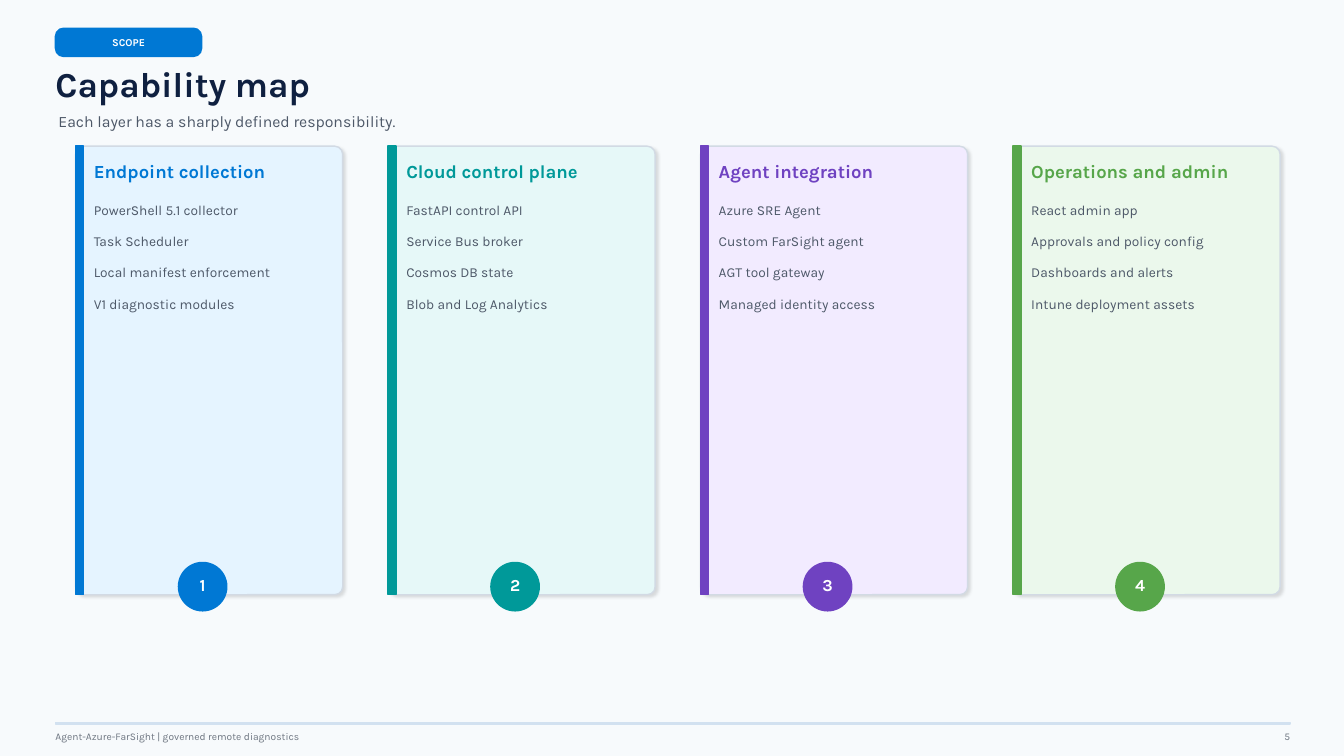
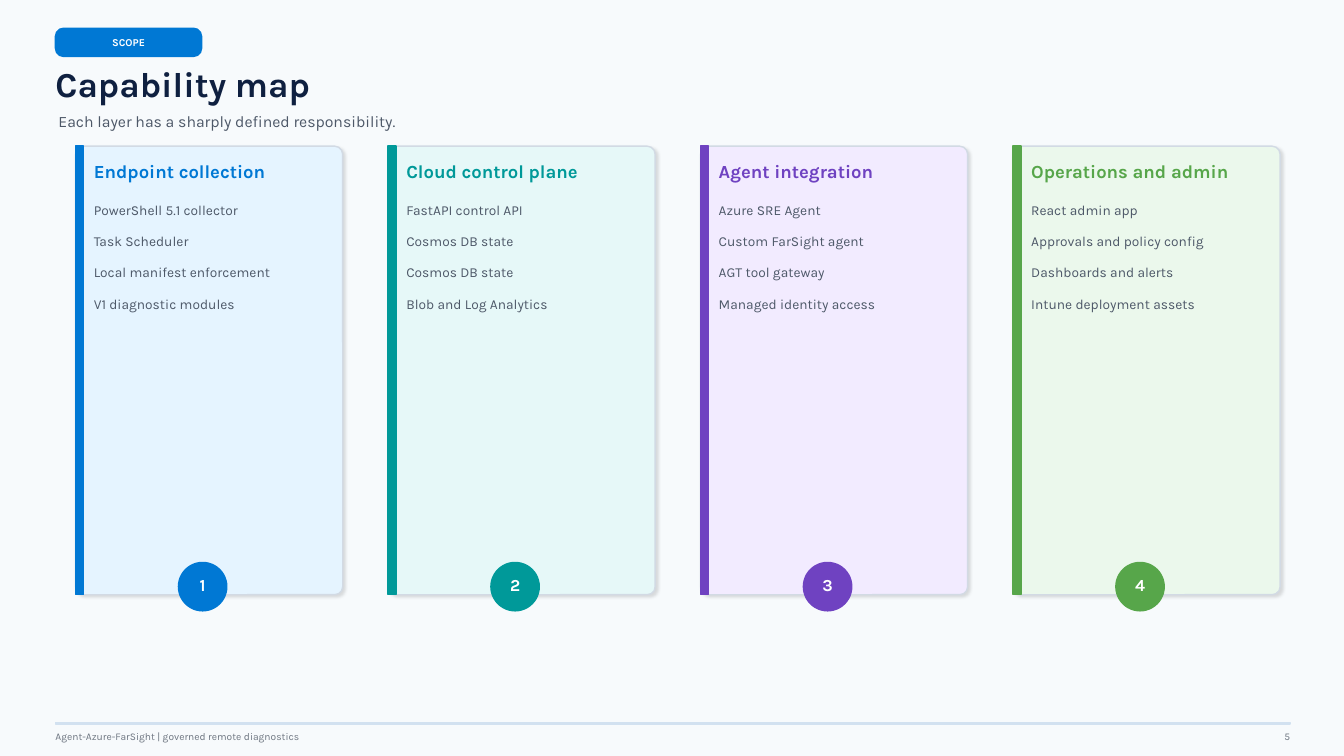
Before and after one commit to MikeCer/agent-azure-farsight, a slide deck: slide 5 of docs/presentations/agent-azure-farsight-overview.pptx. Drawn at 1344x756 pixels with LibreOffice and Linux fonts; fonts in the diff are those of the drawing. Boxes give left, top, right and bottom in pixels: in the first picture for what was removed or moved away, otherwise in the second. Text is boxed around its words. In the diff, an @@ line names an element or a change of style, - is before the commit and + after.

```diff
--- a/docs/presentations/agent-azure-farsight-overview.pptx
+++ b/docs/presentations/agent-azure-farsight-overview.pptx
@@ text at (406, 237, 513, 246): text changed @@
-Service Bus broker
+Cosmos DB state
```
Also in this commit, not shown: 7 other slides changed, 4 other files.
